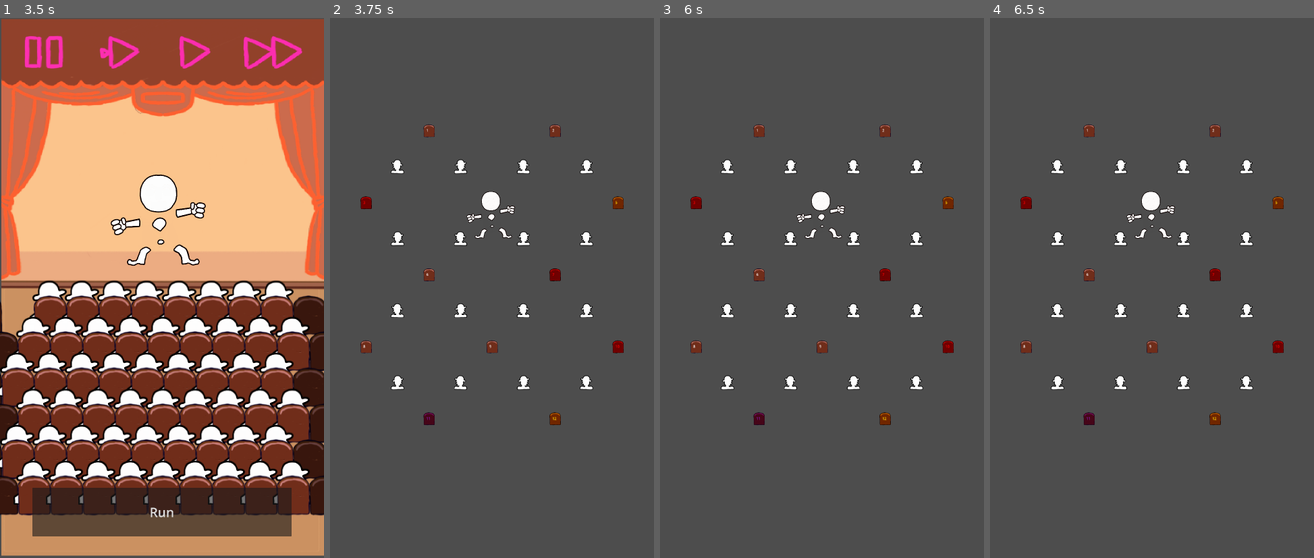
Above: before the commit, frames 1-4 (left to right).
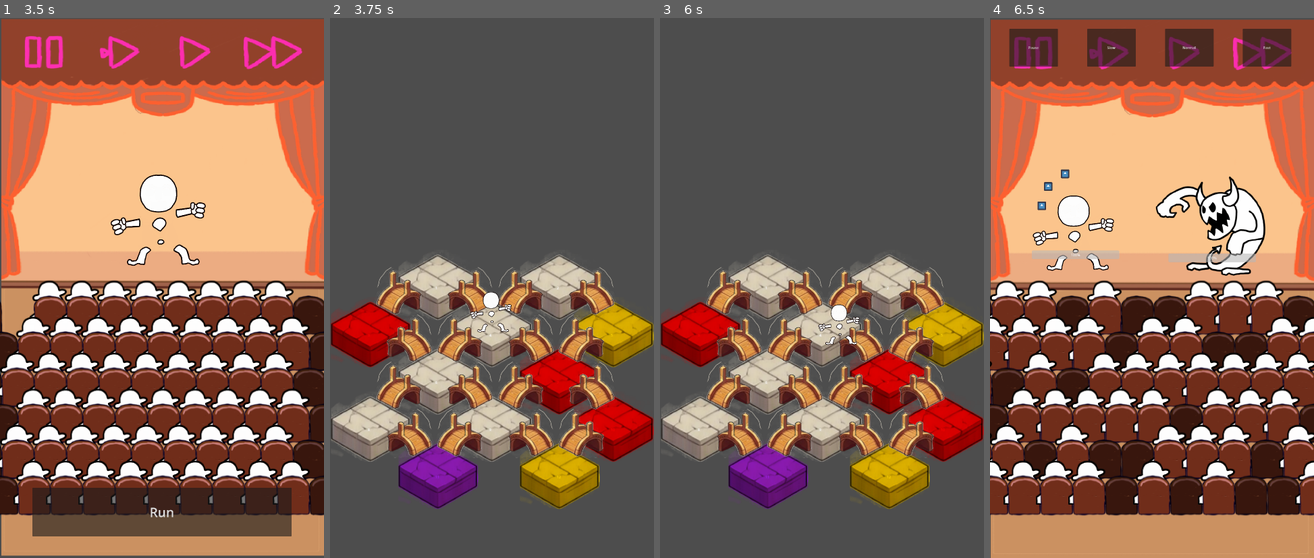
Above: after the commit, the same moments.

Repository: Chrysomall0s/AutoRPG
Game: Godot game, scene res://Scenes/MainMenu.tscn
Same seed, same stepped clock (60 frames per second), same inputs: the game is played once before the commit and once after it. The engine's default icon, where the game draws it, is replaced by a stand-in: a white triangle on a blue panel in a dark square.
Inputs (mouse positions are in pixels of both pictures, inside the frame that each line leads up to):
- Up to frame 1 (3.5 s): click "Run" at 0.5 s; click "Run" at 1.25 s; click "Run" at 2 s; tap Enter at 2.75 s; drag from (19, 309) to (116, 309) at 2.77 s
- Up to frame 2 (3.75 s): tap Space at 3.5 s; drag from (381, 309) to (479, 309) at 3.52 s
- Up to frame 3 (6 s): tap Enter at 4.25, 5.75 s; move the mouse to (854, 169) at 4.27 s; click (854, 169) at 4.42 s; tap Space at 5 s; drag from (805, 396) to (728, 385) at 5.02 s; move the mouse to (919, 369) at 5.77 s; click (919, 369) at 5.92 s
- Up to frame 4 (6.5 s): no input

Frame 1 is identical in both runs. In frame 2, 30% of the frame differs, in the area x 0-100%, y 19-91%; in frame 3, 30%; in frame 4, 99%, in the area x 0-100%, y 0-100%.

Commit message:
moves right

Diff:
--- a/Scenes/map.tscn
+++ b/Scenes/map.tscn
@@ -7,5 +7,5 @@
 script = ExtResource("1_26yhd")
 
 [node name="Hero" parent="." unique_id=448655595 instance=ExtResource("2_myvm1")]
-position = Vector2(93.2, 83.05)
-scale = Vector2(0.2, 0.215)
+position = Vector2(96.00001, -88)
+scale = Vector2(0.17, 0.183)
--- a/Scenes/mapbridge.tscn
+++ b/Scenes/mapbridge.tscn
@@ -1,11 +1,12 @@
 [gd_scene format=3 uid="uid://dem21yokdsry2"]
 
-[ext_resource type="Texture2D" uid="uid://bp1xntkd18lxs" path="res://Assets/Audience.png" id="1_pf2at"]
+[ext_resource type="Texture2D" uid="uid://byl0awql5niyl" path="res://Assets/tiles/bridge.png" id="1_pf2at"]
 
 [node name="MapBridge" type="Area2D" unique_id=347699491]
 
 [node name="CollisionShape2D" type="CollisionShape2D" parent="." unique_id=854023007]
 
 [node name="Sprite2D" type="Sprite2D" parent="CollisionShape2D" unique_id=200463969]
-scale = Vector2(1, 0.948)
+position = Vector2(23.85, -71)
+scale = Vector2(1.0183333, 0.9053333)
 texture = ExtResource("1_pf2at")
--- a/Scenes/maptile.tscn
+++ b/Scenes/maptile.tscn
@@ -1,13 +1,22 @@
 [gd_scene format=3 uid="uid://poo16e663vcx"]
 
 [ext_resource type="Script" uid="uid://di4aw6jdu4e5c" path="res://Scripts/maptile.gd" id="1_3riqe"]
-[ext_resource type="Texture2D" uid="uid://jukus0gl0bxr" path="res://Assets/Seat.png" id="2_kb3fr"]
+[ext_resource type="Texture2D" uid="uid://dgf5eyaa5t3mb" path="res://Assets/tiles/tile.png" id="2_45ro4"]
+
+[sub_resource type="ConvexPolygonShape2D" id="ConvexPolygonShape2D_45ro4"]
+points = PackedVector2Array(2.6785715, -104.91071, 172, -3.5, 172, 83.5, 3, 178.5, -171, 83.5, -170, -6.5)
 
 [node name="MapTile" type="Area2D" unique_id=347699491]
 script = ExtResource("1_3riqe")
 
 [node name="CollisionShape2D" type="CollisionShape2D" parent="." unique_id=854023007]
+position = Vector2(-2, -43.5)
+scale = Vector2(1.06, 1.06)
+shape = SubResource("ConvexPolygonShape2D_45ro4")
 
-[node name="Sprite2D" type="Sprite2D" parent="CollisionShape2D" unique_id=200463969]
-scale = Vector2(1, 0.948)
-texture = ExtResource("2_kb3fr")
+[node name="Sprite2D" type="Sprite2D" parent="." unique_id=200463969]
+position = Vector2(1, -10)
+scale = Vector2(1.1800001, 1.1433333)
+texture = ExtResource("2_45ro4")
+
+[connection signal="input_event" from="." to="." method="_on_input_event"]
--- a/Scripts/map.gd
+++ b/Scripts/map.gd
@@ -4,13 +4,16 @@
 const TILE_SCENE = preload("res://Scenes/MapTile.tscn")
 const BRIDGE_SCENE = preload("res://Scenes/MapBridge.tscn")
 
+# CHANGED: Flipped Y to negative so the player is shifted higher up, not lower down
+const PLAYER_OFFSET: Vector2 = Vector2(0, -150)
+
 @onready var player_token = $Hero
 
 # Grid Layout / Spacing Configurations
-const TILE_X_SPACING: float = 560.0
-const TILE_Y_SPACING: float = 320.0
-const ROW_X_OFFSET: float = 280.0
-const GRID_OFFSET: Vector2 = Vector2(160, 500)
+const TILE_X_SPACING: float = 540.0
+const TILE_Y_SPACING: float = 210.0
+const ROW_X_OFFSET: float = 300.0
+const GRID_OFFSET: Vector2 = Vector2(180, 1200)
 
 var tiles: Dictionary = {}
 
@@ -60,7 +63,7 @@
 	{"id": 13, "from": 8,  "to": 11, "visible": true},
 	{"id": 14, "from": 9,  "to": 11, "visible": true},
 	{"id": 15, "from": 9,  "to": 12, "visible": true},
-	{"id": 16, "from": 10, "to": 12, "visible": true},
+	{"id": 16, "to": 12, "from": 10, "visible": true},
 ]
 
 func _ready():
@@ -69,10 +72,15 @@
 		display_floor = GameManager.current_floor
 	print("--- NOW ENTERING FLOOR ", display_floor, " ---")
 
+	# FIRST: Generate all tiles so they are drawn in the background
 	generate_map()
+
+	# SECOND: Spawn all bridges so they render on top of the tiles
 	spawn_and_connect_bridges()
+
 	snap_player_to_tile(current_tile_id)
 
+	# FINALLY: Keep player token above both tiles and bridges
 	if player_token:
 		move_child(player_token, get_child_count() - 1)
 
@@ -92,7 +100,6 @@
 		new_tile.position = pixel_position
 		new_tile.tile_clicked.connect(_on_tile_clicked)
 
-		# Build status layout based on your cleared state lists
 		var is_cleared = "cleared_tiles" in GameManager and GameManager.cleared_tiles.has(tile_id)
 
 		if is_cleared:
@@ -138,7 +145,6 @@
 			bridge_instance.scale.x = 1.0
 
 		add_child(bridge_instance)
-		move_child(bridge_instance, 0)
 
 		if not bridge["visible"]:
 			bridge_instance.visible = false
@@ -165,13 +171,18 @@
 func move_player_to_tile(target_tile: MapTile):
 	current_tile_id = target_tile.tile_id
 	var tween = create_tween()
-	tween.tween_property(player_token, "position", target_tile.position, 0.25)
+
+	# CHANGED: Added PLAYER_OFFSET here so the move tween targets the shifted location
+	var target_position = target_tile.position + PLAYER_OFFSET
+	tween.tween_property(player_token, "position", target_position, 0.25)
+
 	await tween.finished
 	handle_tile_event(target_tile.tile_type)
 
 func snap_player_to_tile(tile_id: int):
 	if tiles.has(tile_id):
-		player_token.position = tiles[tile_id].position
+		# CHANGED: Uses corrected PascalCase constant naming convention
+		player_token.position = tiles[tile_id].position + PLAYER_OFFSET
 
 func handle_tile_event(type: MapTile.TileType):
 	match type:
--- a/Scripts/maptile.gd
+++ b/Scripts/maptile.gd
@@ -4,40 +4,32 @@
 
 signal tile_clicked(tile: MapTile)
 
-# Clear tracking of tile types including our progression gates
 enum TileType { NORMAL, MONSTER, SHOP, STAIRWELL }
 
 var tile_id: int
 var tile_type: TileType = TileType.NORMAL
 var connected_tiles: Array[int] = []
 
-# The clickable radius around the center of this tile (in pixels)
-const CLICK_RADIUS: float = 60.0
-
 func set_tile_type(type: TileType) -> void:
 	tile_type = type
 
-	# Visual helper so you can distinguish tiles during development
 	match tile_type:
-		TileType.MONSTER:
-			modulate = Color.RED      # Red for danger/combat zones
-		TileType.SHOP:
-			modulate = Color.GOLD     # Gold/Yellow for shops
-		TileType.STAIRWELL:
-			modulate = Color.PURPLE   # Purple for progressive exit stairwells
-		TileType.NORMAL:
-			modulate = Color.WHITE    # Default safe tile color
+		TileType.MONSTER: modulate = Color.RED
+		TileType.SHOP: modulate = Color.GOLD
+		TileType.STAIRWELL: modulate = Color.PURPLE
+		TileType.NORMAL: modulate = Color.WHITE
 
-func _unhandled_input(event: InputEvent) -> void:
-	# Works flawlessly across both desktop mouse and mobile screens
+# This function will be called directly by your Area2D child node
+func handle_click() -> void:
+	print("POLYGON DETECTED: Clicked Tile ID: ", tile_id)
+	tile_clicked.emit(self)
+
+
+func _on_input_event(viewport: Node, event: InputEvent, shape_idx: int) -> void:
 	var is_click = event is InputEventMouseButton and event.button_index == MOUSE_BUTTON_LEFT and event.pressed
 	var is_touch = event is InputEventScreenTouch and event.pressed
 
 	if is_click or is_touch:
-		# Calculate distance between mouse click and the local center of this node
-		var local_mouse_pos = get_local_mouse_position()
-
-		# If the click happens within this tile's circular hit boundary, capture it
-		if local_mouse_pos.length() <= CLICK_RADIUS:
-			print("FORCE DETECTED: Clicked Tile ID: ", tile_id)
-			tile_clicked.emit(self)
+		# Stop input from leaking to elements behind this tile
+		get_viewport().set_input_as_handled()
+		handle_click()
Not shown, added: Assets/tiles/bridge.png.import
Not shown, added: Assets/tiles/down.png.import
Not shown, added: Assets/tiles/tile.png.import
